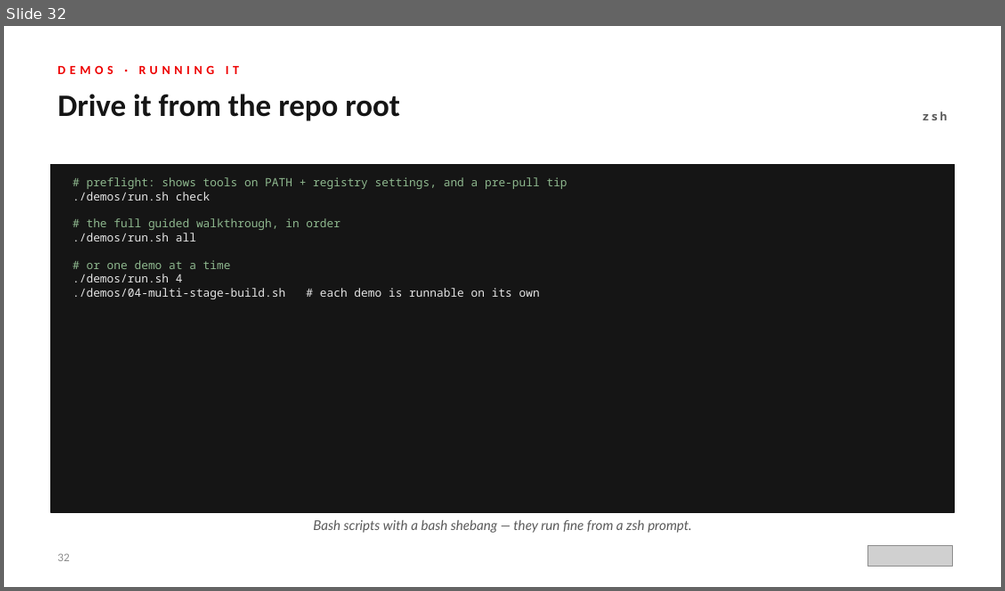
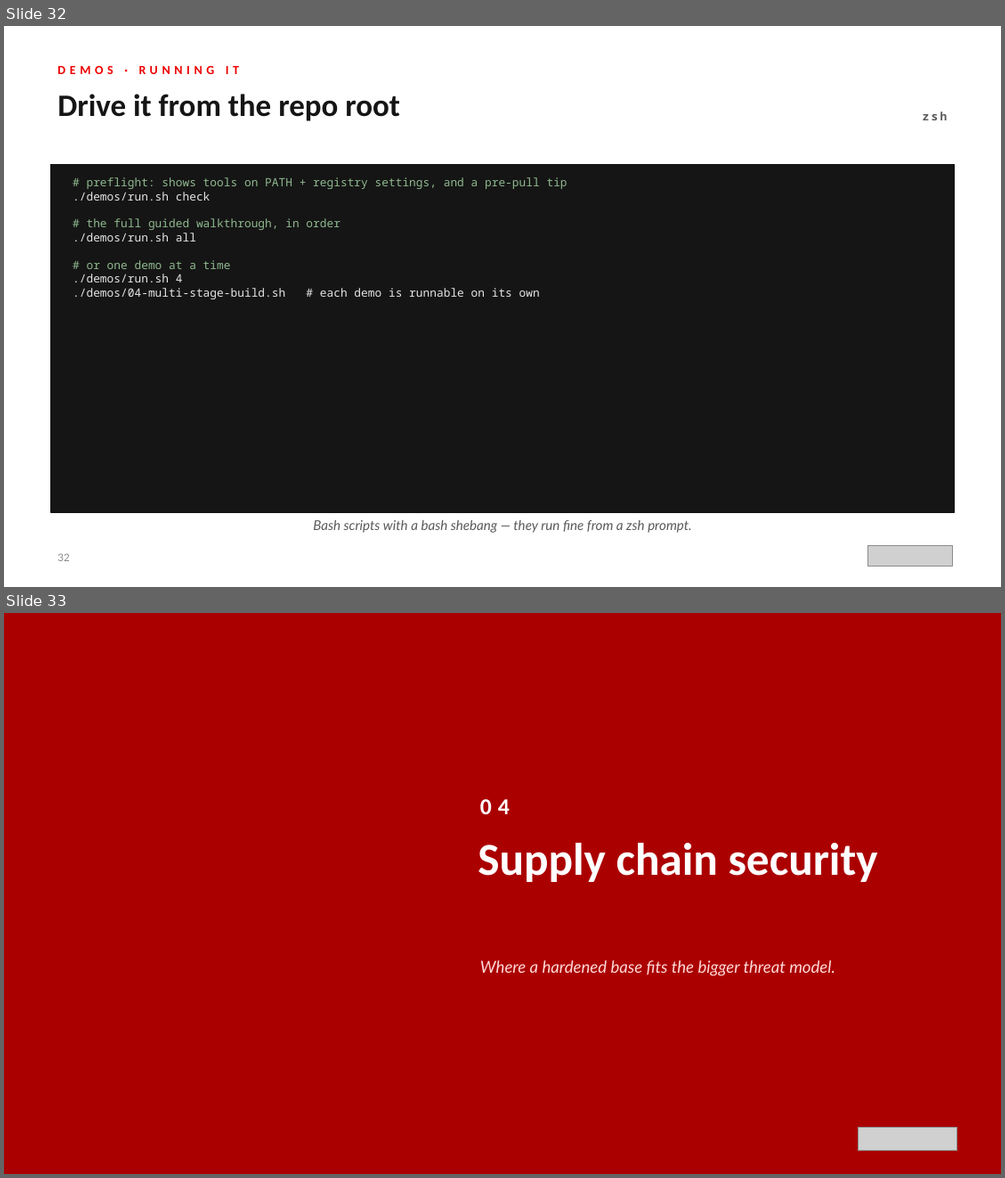
Before and after one commit to patterncatalyst/hummingbird-tutorial, a slide deck: presentations/hummingbird-overview.pptx. Shown one above the other, each under a label of ours: slide 32 before the commit, slides 32 and 33 after it. The pictures are 1005x591 and 1005x1178 pixels, drawn with LibreOffice and Linux fonts; fonts in the diff are those of the drawing; grey boxes stand for pictures; background and template pictures are left out. Boxes give left, top, right and bottom in pixels: in the first picture for what was removed or moved away, otherwise in the second. Text is boxed around its words. In the diff, an @@ line names an element or a change of style, - is before the commit and + after.

Commit message:
Add ch.18 supply-chain-security capstone + diagrams; deck r01.3 close-out section

```diff
--- a/presentations/hummingbird-overview.pptx
+++ b/presentations/hummingbird-overview.pptx
@@ slide 33 added at (x1=4, y1=613, x2=1001, y2=1174), background picture (left out) @@
@@ text added at (x1=480, y1=799, x2=510, y2=814), 22 pt, text #FFFFFF, bold @@
+04
@@ text added at (x1=477, y1=843, x2=878, y2=882), 44 pt, text #FFFFFF, bold @@
+Supply chain security
@@ text added at (x1=480, y1=960, x2=835, y2=976), 16 pt, text #FFD9D9, italic @@
+Where a hardened base fits the bigger threat model.
@@ picture added at (x1=858, y1=1127, x2=957, y2=1151) @@
```
Also in this commit, not shown: 2 slides changed, 3 other slides added, 9 other files.
